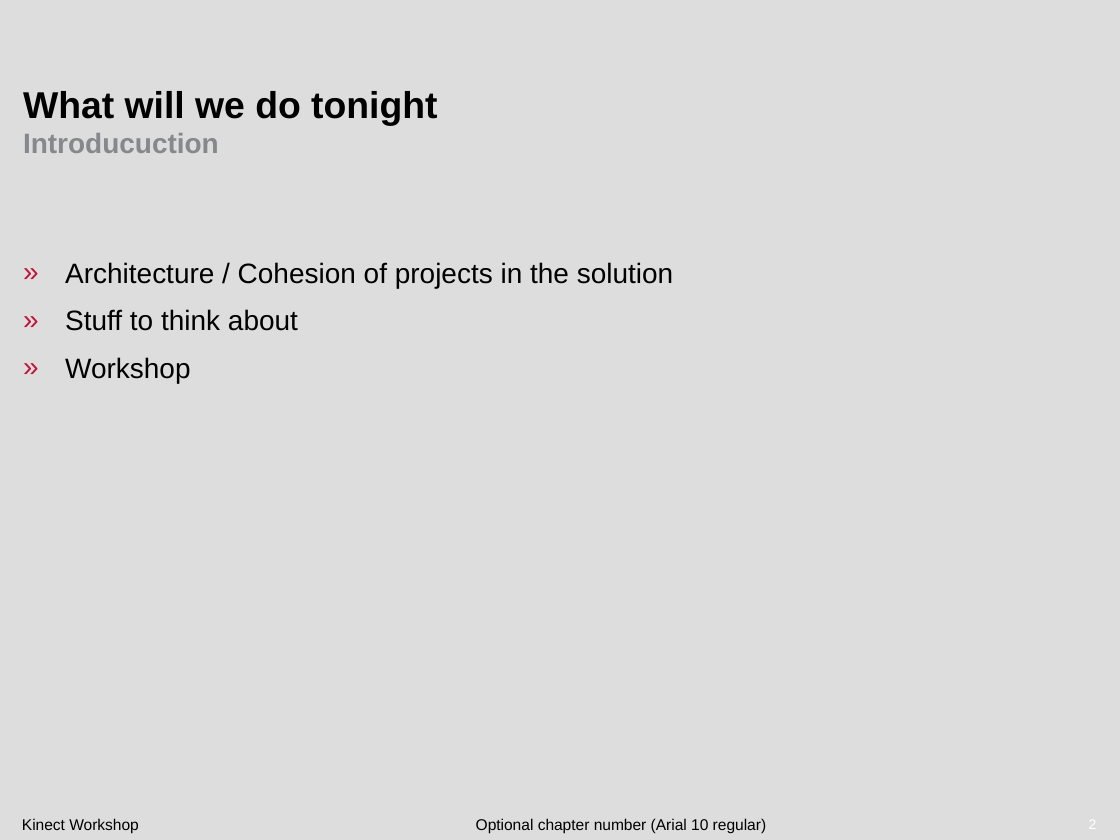
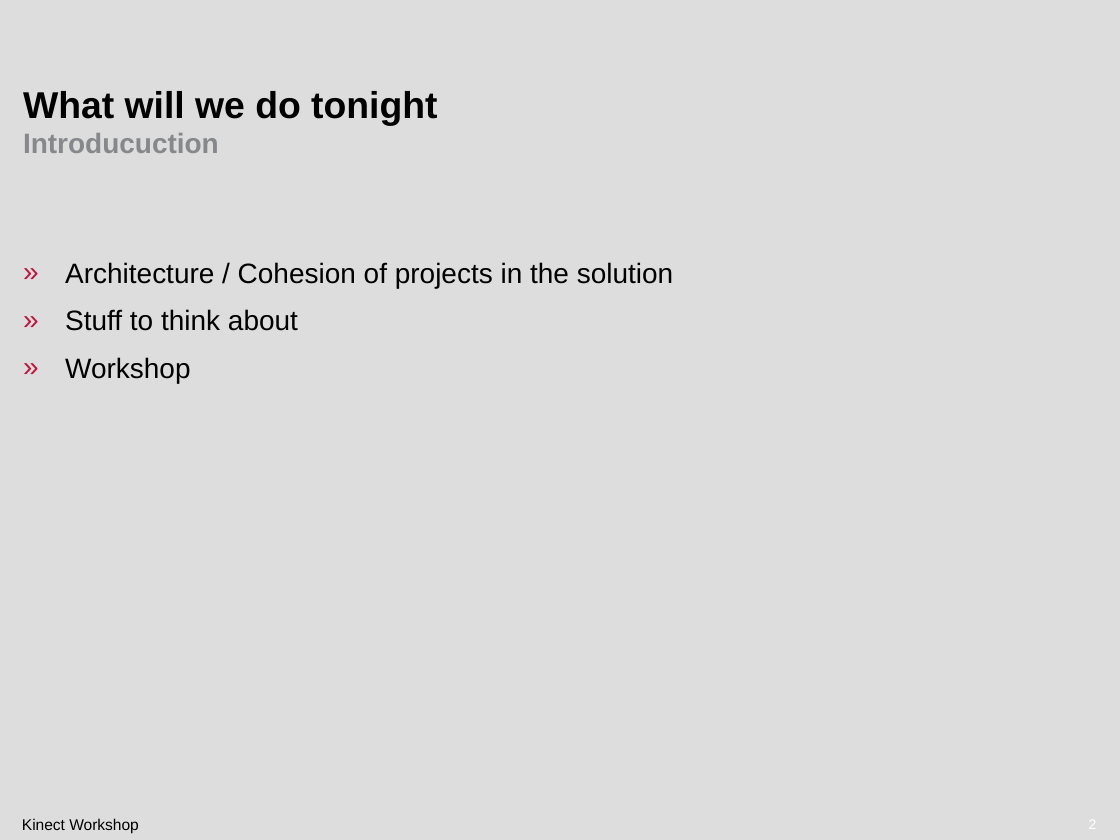
Before and after one commit to atosorigin/Kinect, a slide deck: slide 2 of doc/Demos/Workshop/Workshop presentation.pptx. Drawn at 1120x840 pixels with LibreOffice and Linux fonts; fonts in the diff are those of the drawing; background and template pictures are left out. Boxes give left, top, right and bottom in pixels: in the first picture for what was removed or moved away, otherwise in the second. Text is boxed around its words. In the diff, an @@ line names an element or a change of style, - is before the commit and + after.

```diff
--- a/doc/Demos/Workshop/Workshop presentation.pptx
+++ b/doc/Demos/Workshop/Workshop presentation.pptx
@@ text removed at [476, 818, 766, 834] @@
-Optional chapter number (Arial 10 regular)
```
Also in this commit, not shown: 3 other slides changed, 3 slides removed.
